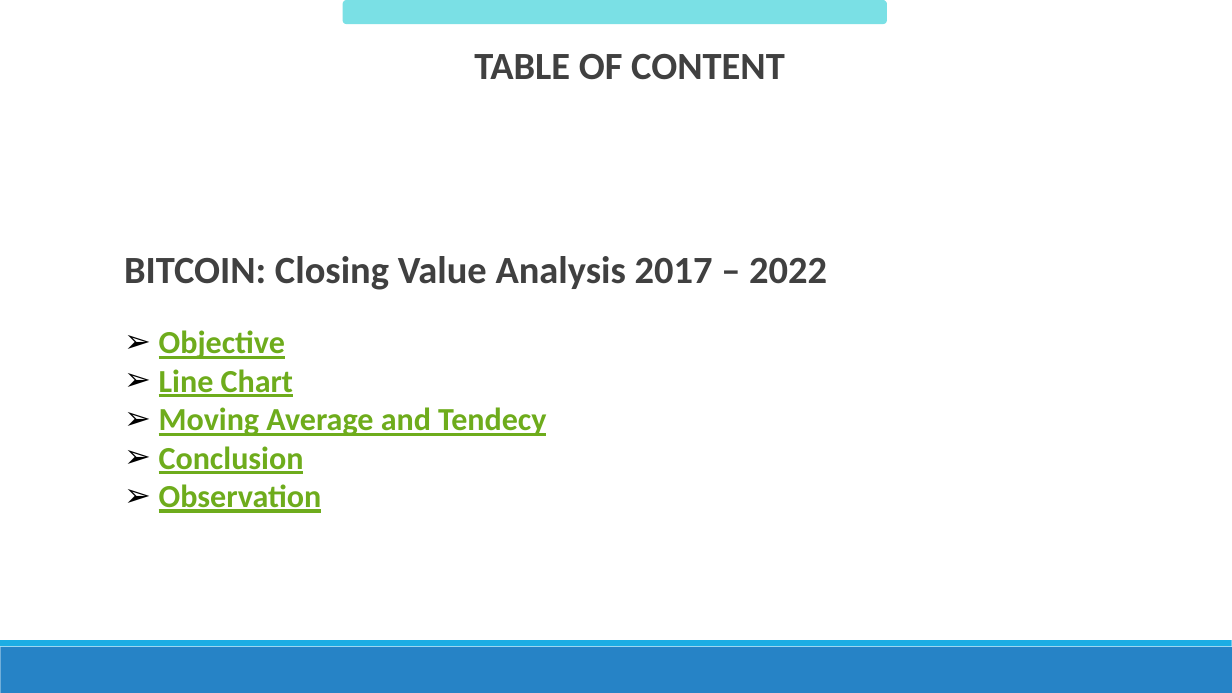
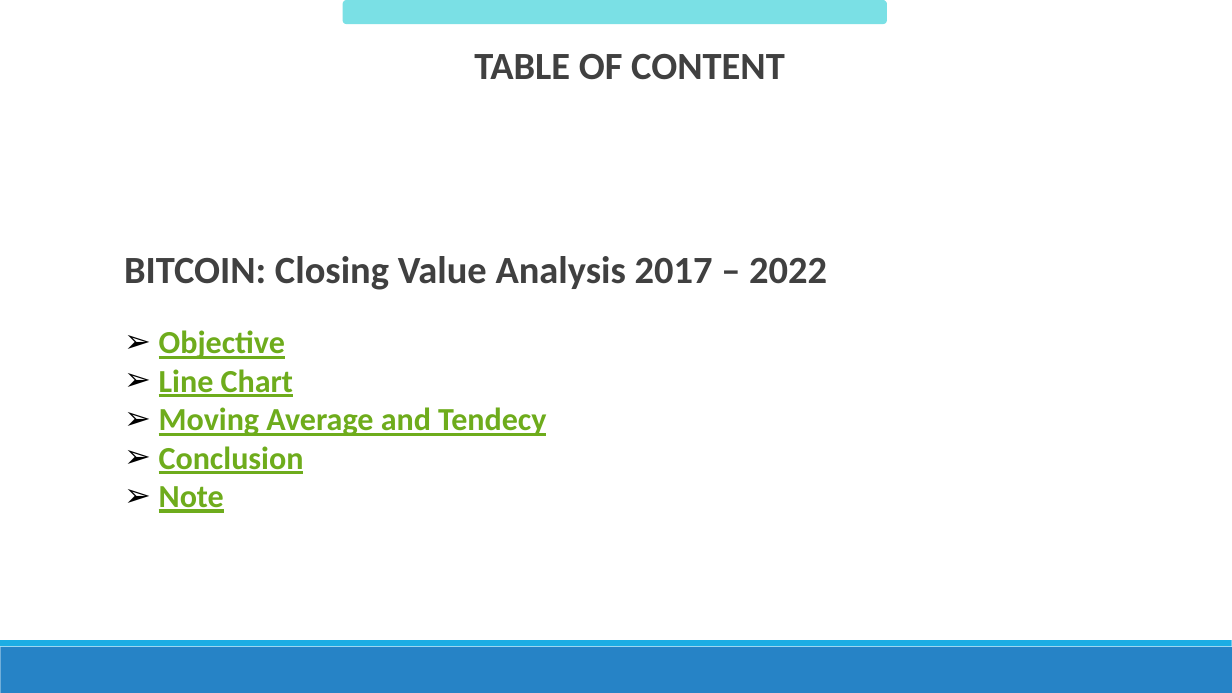
Before and after one commit to RiquelmoFerreira/BitcoinProject, a slide deck: slide 10 of Apresentacao-Presentation.pptx. Drawn at 1232x693 pixels with LibreOffice and Linux fonts; fonts in the diff are those of the drawing. Boxes give left, top, right and bottom in pixels: in the first picture for what was removed or moved away, otherwise in the second. Text is boxed around its words. In the diff, an @@ line names an element or a change of style, - is before the commit and + after.

```diff
--- a/Apresentacao-Presentation.pptx
+++ b/Apresentacao-Presentation.pptx
@@ text at [159,486,224,513]: text changed @@
-➢ Observation
+➢ Note
```
Also in this commit, not shown: 3 other slides changed.
